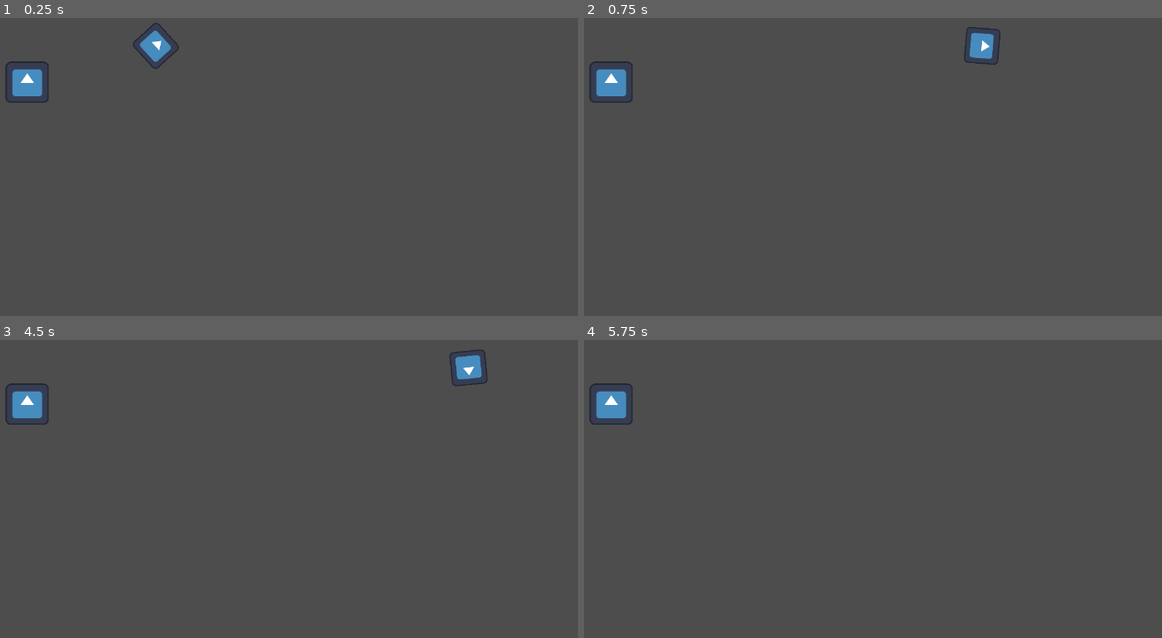
Above: before the commit, frames 1-4 (two rows, left to right).
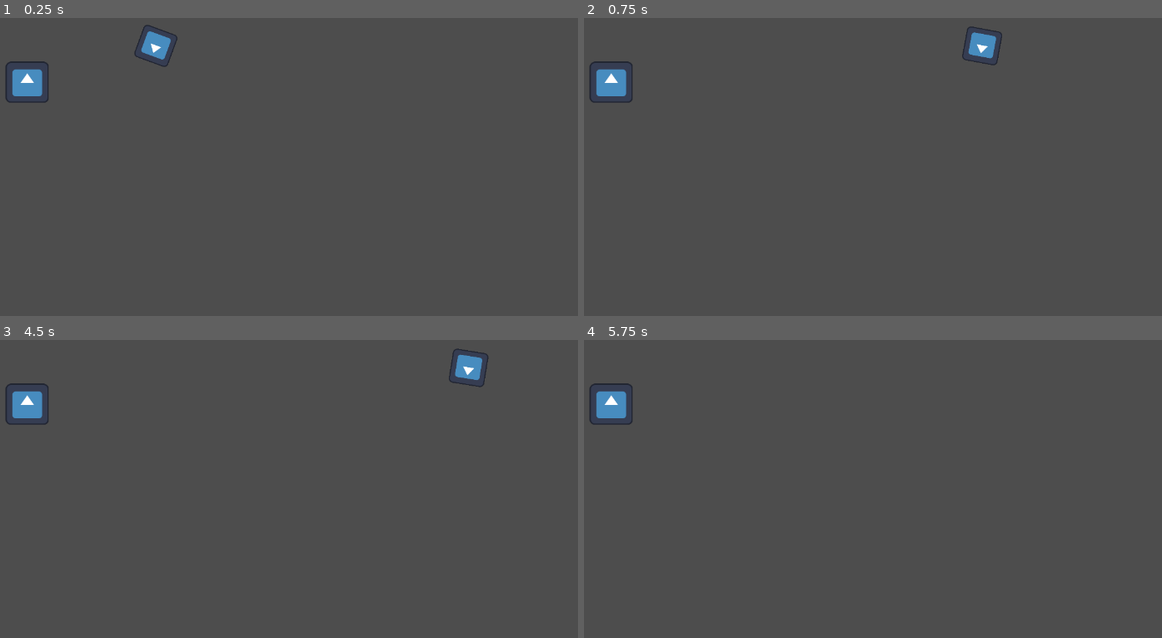
Above: after the commit, the same moments.

Repository: srabin/game_jam_controlled_chaos
Game: Godot game, scene res://main_scene.tscn
Same seed, same stepped clock (60 frames per second), same inputs: the game is played once before the commit and once after it. The engine's default icon, where the game draws it, is replaced by a stand-in: a white triangle on a blue panel in a dark square.
Inputs (mouse positions are in pixels of both pictures, inside the frame that each line leads up to):
- Up to frame 1 (0.25 s): no input
- Up to frame 2 (0.75 s): tap Enter at 0.5 s; move the mouse to (977, 125) at 0.52 s; hold D (move_right) from 0.53 s (still down); tap Space (dash) at 0.6 s
- Up to frame 3 (4.5 s): move the mouse to (109, 483) at 1.27 s; release D (move_right) at 1.28 s; hold S (move_down) 1.28-2.03 s; tap Space (dash) at 1.35, 2, 2.1, 2.85, 3.5, 3.6, 4.35 s; move the mouse to (312, 384) at 2.02 s; hold D (move_right) 2.03-2.78 s; tap Enter at 2.75, 4.25 s; move the mouse to (213, 539) at 2.77 s; hold W (move_up) 2.78-3.53 s; move the mouse to (445, 521) at 3.52 s; hold A (move_left) from 3.53 s (still down); move the mouse to (46, 408) at 4.27 s
- Up to frame 4 (5.75 s): move the mouse to (861, 465) at 5.02 s; release A (move_left) at 5.03 s; hold S (move_down) from 5.03 s (still down); tap Space (dash) at 5.1 s

The runs differ from the first frame. In frame 1, 0.3% of the frame differs, in the area x 23-31%, y 1-18%; in frame 2, 0.2%; in frame 3, 0.2%; in frame 4, nothing differs.

Commit message:
Input.get_axis(move_up, move_down)

Diff:
--- a/character_body_2d.gd
+++ b/character_body_2d.gd
@@ -17,7 +17,9 @@
 	#velocity.y = 0
 
 func _process(delta: float) -> void:
-	look_at(get_global_mouse_position())
+	var horizontal = Input.get_axis("move_left", "move_right")
+	var vertical = Input.get_axis("move_up", "move_down")
+	look_at(Vector2(horizontal, vertical))
 
 func _physics_process(delta: float) -> void:
 	var horizontal := Input.get_axis("move_left", "move_right")
--- a/project.godot
+++ b/project.godot
@@ -25,25 +25,30 @@
 move_up={
 "deadzone": 0.2,
 "events": [Object(InputEventKey,"resource_local_to_scene":false,"resource_name":"","device":0,"window_id":0,"alt_presse …(189 unchanged characters)…
+, Object(InputEventJoypadMotion,"resource_local_to_scene":false,"resource_name":"","device":-1,"axis":1,"axis_value":-1.0,"script":null)
 ]
 }
 move_right={
 "deadzone": 0.2,
 "events": [Object(InputEventKey,"resource_local_to_scene":false,"resource_name":"","device":-1,"window_id":0,"alt_press …(192 unchanged characters)…
+, Object(InputEventJoypadMotion,"resource_local_to_scene":false,"resource_name":"","device":-1,"axis":0,"axis_value":1.0,"script":null)
 ]
 }
 move_down={
 "deadzone": 0.2,
 "events": [Object(InputEventKey,"resource_local_to_scene":false,"resource_name":"","device":-1,"window_id":0,"alt_press …(192 unchanged characters)…
+, Object(InputEventJoypadMotion,"resource_local_to_scene":false,"resource_name":"","device":-1,"axis":1,"axis_value":1.0,"script":null)
 ]
 }
 move_left={
 "deadzone": 0.2,
 "events": [Object(InputEventKey,"resource_local_to_scene":false,"resource_name":"","device":-1,"window_id":0,"alt_press …(191 unchanged characters)…
+, Object(InputEventJoypadMotion,"resource_local_to_scene":false,"resource_name":"","device":-1,"axis":0,"axis_value":-1.0,"script":null)
 ]
 }
 dash={
 "deadzone": 0.2,
 "events": [Object(InputEventKey,"resource_local_to_scene":false,"resource_name":"","device":-1,"window_id":0,"alt_press …(191 unchanged characters)…
+, Object(InputEventJoypadButton,"resource_local_to_scene":false,"resource_name":"","device":-1,"button_index":0,"pressure":0.0,"pressed":true,"script":null)
 ]
 }
